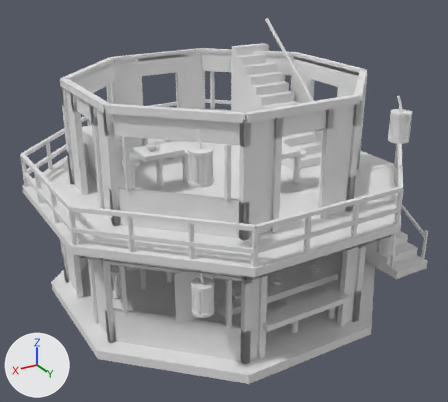
An edit to the OBJ model assets/tts/neon-shogunate-lobo-noodle-20261104/hut-view-2.obj, drawn before and after from the same camera.
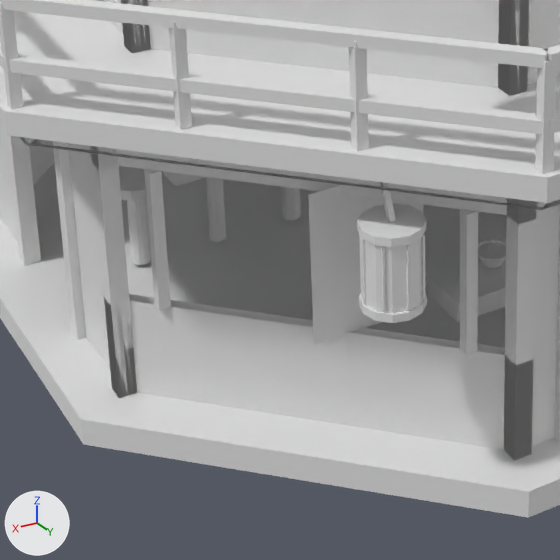
Each version is shown whole from a 50 mm lens placed at (8.22, 13.99, 9.44), pointed at (0.01, 0.3, 2.59), then close up on the part from 16% to 58% of the width and 52% to 99% of the height. Every picture has the same lights, and +X, +Y and +Z are marked at lower left. The older version's two pictures come first. Where no turn or scale is listed for an object, it has been applied to the vertices. Vertices at exactly the same position are counted once.

Before the edit, the objects in view are built like this:
```python
me_hut_view_2 = bpy.data.meshes.new('hut-view-2')
me_hut_view_2.from_pydata(...)  # 4592 vertices, 7328 faces; spans x -5.44..4.9, y -4.9..4.9, z 0.0..7.03
ob_hut_view_2 = bpy.data.objects.new('hut-view-2', me_hut_view_2)
ob_hut_view_2.location = (0.0, 0.0, 0.0)
```
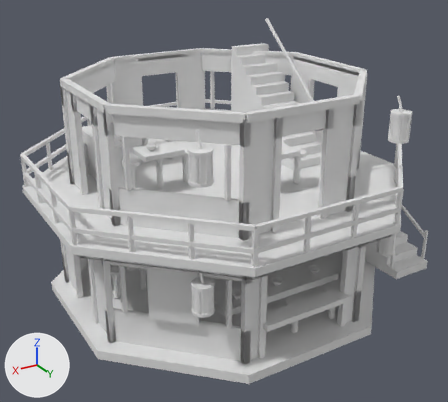
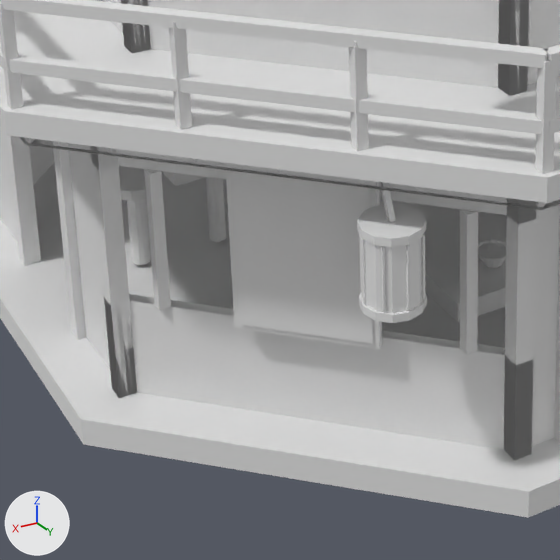
Diff of the bpy script that builds the scene:
```diff
--- a/assets/tts/neon-shogunate-lobo-noodle-20261104/hut-view-2.obj.py
+++ b/assets/tts/neon-shogunate-lobo-noodle-20261104/hut-view-2.obj.py
@@ me_hut_view_2 @@
 # used by ob_hut_view_2; location = (0.0, 0.0, 0.0)
 # verts and faces of me_hut_view_2; kept vertices keep their numbers, new ones are numbered from 4592
-me_hut_view_2.from_pydata(...)  # 4592 vertices, 7328 faces; spans x -5.44..4.9, y -4.9..4.9, z 0.0..7.03
+me_hut_view_2.from_pydata(...)  # 4600 vertices, 7340 faces; spans x -5.44..4.9, y -4.9..4.9, z 0.0..7.03
+# me_hut_view_2 part 1: the loose piece of 4 vertices spanning x 1.95..2.95, y 3.05, z 1.12..2.47 is deleted
+# me_hut_view_2 part 2
+verts[4592] = (2.55, 3.4, 1.15)  # pixel (379, 349)
+verts[4593] = (2.55, 3.4, 2.65)
+verts[4594] = (2.5, 3.35, 1.15)  # pixel (382, 344)
+verts[4595] = (2.5, 3.35, 2.65)
+for new, old in zip([*range(4596, 4600)], [*range(4592, 4596)]): verts[new] = verts[old] + (0.85, -0.85, 0.0)
+verts[4600] = (3.38, 2.6, 1.2)  # pixel (239, 324)
+verts[4601] = (2.6, 3.38, 1.2)  # pixel (372, 343)
+verts[4602] = (2.6, 3.38, 2.6)  # pixel (369, 186)
+verts[4603] = (3.38, 2.6, 2.6)
+faces += [(4592, 4597, 4596), (4592, 4593, 4597), (4594, 4598, 4595), (4595, 4598, 4599), (4596, 4599, 4598), (4596, 4597, 4599)]
+faces += [(4592, 4594, 4593), (4593, 4594, 4595), (4595, 4599, 4597), (4593, 4595, 4597), (4592, 4596, 4594), (4594, 4596, 4598)]
+faces += [(4600, 4601, 4602), (4600, 4602, 4603)]
+# other edits to the shape of me_hut_view_2 do not show in these pictures
```

Pixel boxes (x1, y1, x2, y2) of what changed, in the close-ups (560 x 560 px):
part 1 of me_hut_view_2, deleted
    before: (308, 186, 423, 344)
part 2 of me_hut_view_2, added
    after: (225, 163, 382, 349)
